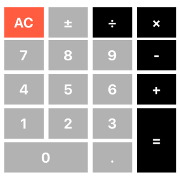
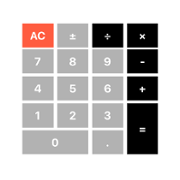
Layered file, before and after one edit (180×180). Changes by layer:
renamed "Screen Shot 2017-10-21 at 21.53.46.png" to "icon", painted on it over [4, 7, 177, 173]
